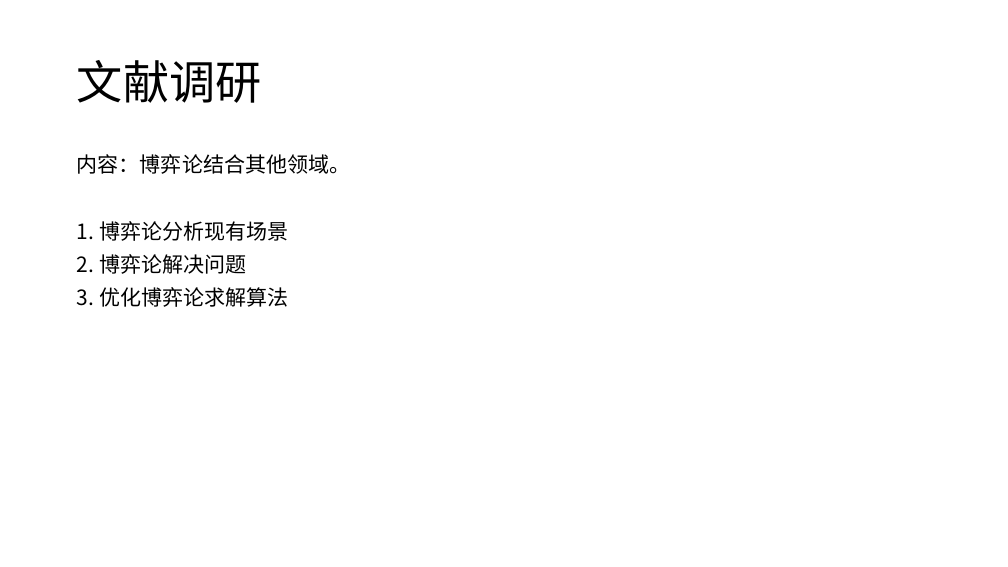
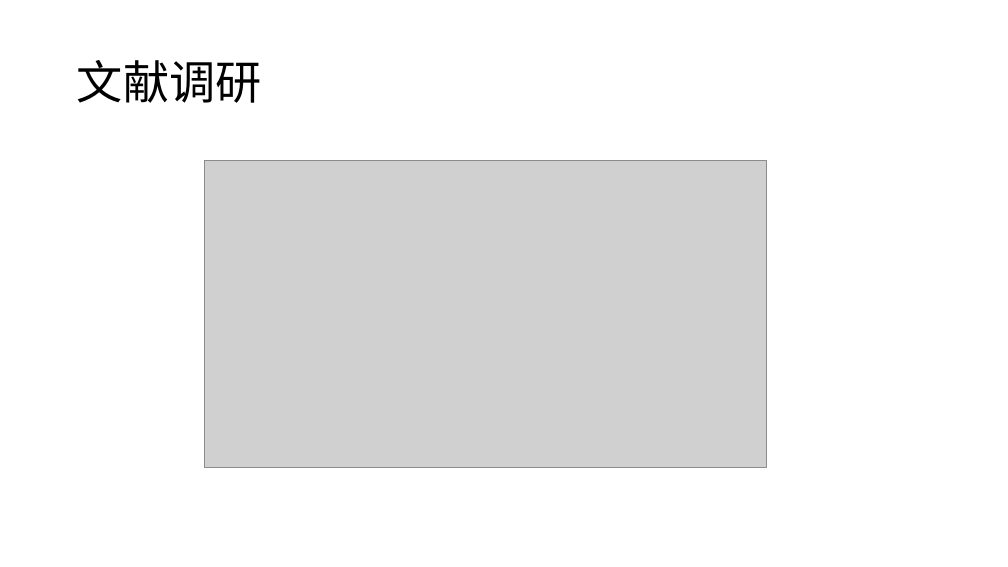
Before and after one commit to CHDYPY/paper, a slide deck: slide 3 of 报告/2021年9月4日/杨攀原.pptx (slide 6 before the commit). Drawn at 1008x567 pixels with LibreOffice and Linux fonts; fonts in the diff are those of the drawing; grey boxes stand for pictures. Boxes give left, top, right and bottom in pixels: in the first picture for what was removed or moved away, otherwise in the second. Text is boxed around its words. In the diff, an @@ line names an element or a change of style, - is before the commit and + after.

```diff
--- a/报告/2021年9月4日/杨攀原.pptx
+++ b/报告/2021年9月4日/杨攀原.pptx
@@ text removed at bbox=[77, 154, 350, 307] @@
-内容：博弈论结合其他领域。
-1. 博弈论分析现有场景
-2. 博弈论解决问题
-3. 优化博弈论求解算法
@@ picture added at bbox=[205, 160, 767, 468] @@
```
Also in this commit, not shown: 9 other slides changed, 8 slides added, 13 slides removed, 1 other file.
